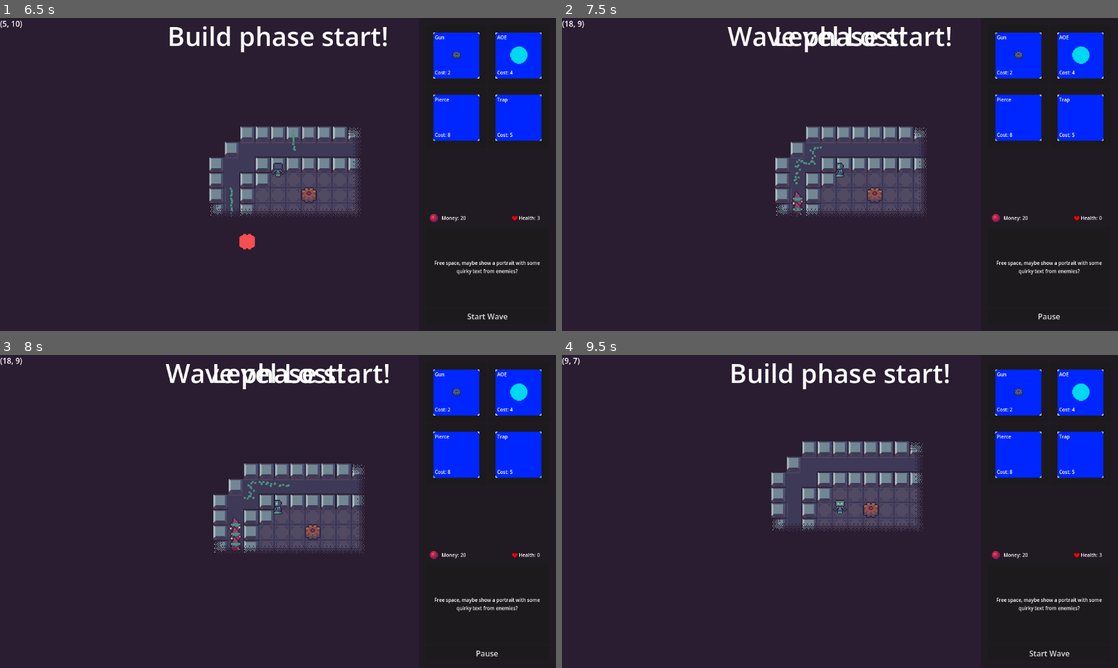
Above: before the commit, frames 1-4 (two rows, left to right).
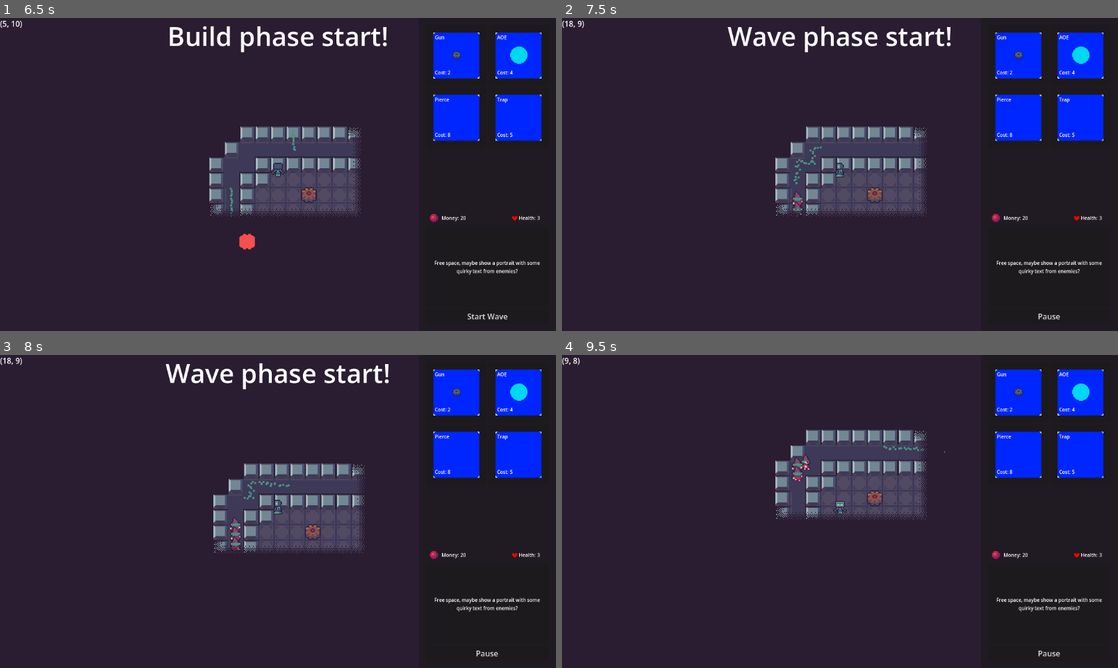
Above: after the commit, the same moments.

Repository: aughckt/spin-to-win
Game: Godot game, scene res://structure/meta/level_manager.tscn
Two runs of this game, one before a commit and one after it. Both use one fixed random seed, a clock stepped at 60 frames per second and the inputs below. The engine's default icon, where the game draws it, is replaced by a stand-in: a white triangle on a blue panel in a dark square.
Inputs (mouse positions are in pixels of both pictures, inside the frame that each line leads up to):
- Up to frame 1 (6.5 s): click "Start Wave" at 0.5 s; click (455, 55) at 1.27 s; click "Pause" at 2 s; click "Continue" at 2.75 s; move the mouse to (400, 158) at 3.52 s; hold D (right) 3.53-4.28 s; hold E (interact) 3.53-4.28 s; click (400, 158) at 3.67 s; move the mouse to (166, 190) at 4.27 s; hold S (down) 4.28-5.03 s; tap Mouse wheel down (scroll_down) at 4.35 s; move the mouse to (333, 105) at 5.02 s; hold D (right) 5.03-5.78 s; hold Mouse wheel up (scroll_up) 5.03-5.78 s; move the mouse to (250, 237) at 5.77 s; hold W (up) from 5.78 s (still down); tap Ctrl (toggle_wave) at 5.85 s; click (250, 237) at 5.92 s
- Up to frame 2 (7.5 s): release W (up) at 6.5 s; click "Start Wave" at 6.5 s; move the mouse to (1006, 221) at 7.27 s; hold A (left) from 7.28 s (still down); hold E (interact) from 7.28 s (still down)
- Up to frame 3 (8 s): keep holding A (left); keep holding E (interact)
- Up to frame 4 (9.5 s): move the mouse to (673, 464) at 8.02 s; release E (interact) at 8.03 s; tap Mouse wheel down (scroll_down) at 8.1 s; move the mouse to (867, 511) at 8.77 s; release A (left) at 8.78 s; hold S (down) from 8.78 s (still down); hold Mouse wheel up (scroll_up) from 8.78 s (still down); click (867, 511) at 8.92 s

Frame 1 is identical in both runs. In frame 2, 0.4% of the frame differs, in the area x 38-98%, y 2-65%; in frame 3, 0.4%; in frame 4, 6.0%, in the area x 2-92%, y 0-97%.
Error before the commit: Out of bounds get index '1' (on base: 'Array[SpawnPoint]') (res://structure/meta/trooper_spawner.gd:102)

Commit message:
aoe level fix

Diff:
--- a/structure/levels/level_aoe_intro.tscn
+++ b/structure/levels/level_aoe_intro.tscn
@@ -4,7 +4,7 @@
 [ext_resource type="Resource" uid="uid://d1d1i0v27fv7e" path="res://structure/levels/wave_data_test.tres" id="2_5qrxn"]
 
 [node name="TemplateLevel" unique_id=251983101 instance=ExtResource("1_siism")]
-waves = Array[Array]([[ExtResource("2_5qrxn")], [ExtResource("2_5qrxn")]])
+waves = Array[Array]([[ExtResource("2_5qrxn")]])
 
 [node name="SpawnPoint1" parent="SpawnPointContainer" parent_id_path=PackedInt32Array(1156764314) index="0" unique_id=1971849226]
 position = Vector2(288, 608)
--- a/structure/levels/template_level.tscn
+++ b/structure/levels/template_level.tscn
@@ -3,16 +3,6 @@
 [ext_resource type="Script" uid="uid://c0nyrmno1wcfb" path="res://structure/meta/level.gd" id="1_7lnir"]
 [ext_resource type="Script" uid="uid://dy1xq2uadaf4c" path="res://structure/levels/spawn_point.gd" id="2_16nsi"]
 [ext_resource type="PackedScene" uid="uid://cji2yg5dqgn0q" path="res://environment/environment.tscn" id="2_hiaeh"]
-
-[sub_resource type="Curve" id="Curve_16nsi"]
-_limits = [0.0, 10.0, 0.0, 10.0]
-_data = [Vector2(0, 2.6966295), 0.0, 0.0, 0, 0, Vector2(10, 2.4719105), 0.0, 0.0, 0, 0]
-point_count = 2
-
-[sub_resource type="Curve" id="Curve_5jpk2"]
-_limits = [0.0, 10.0, 0.0, 10.0]
-_data = [Vector2(0, 4.8314614), 0.0, 0.0, 0, 0, Vector2(10, 1.5730343), 0.0, 0.0, 0, 0]
-point_count = 2
 
 [node name="TemplateLevel" type="Node2D" unique_id=251983101 node_paths=PackedStringArray("env", "spawn_point_container")]
 script = ExtResource("1_7lnir")
@@ -24,7 +14,6 @@
 
 [node name="SpawnPoint1" type="Node2D" parent="SpawnPointContainer" unique_id=1971849226]
 script = ExtResource("2_16nsi")
-wave_list = Array[Curve]([SubResource("Curve_16nsi"), SubResource("Curve_5jpk2")])
 
 [node name="Environment" parent="." unique_id=123182581 instance=ExtResource("2_hiaeh")]
 unique_name_in_owner = true
